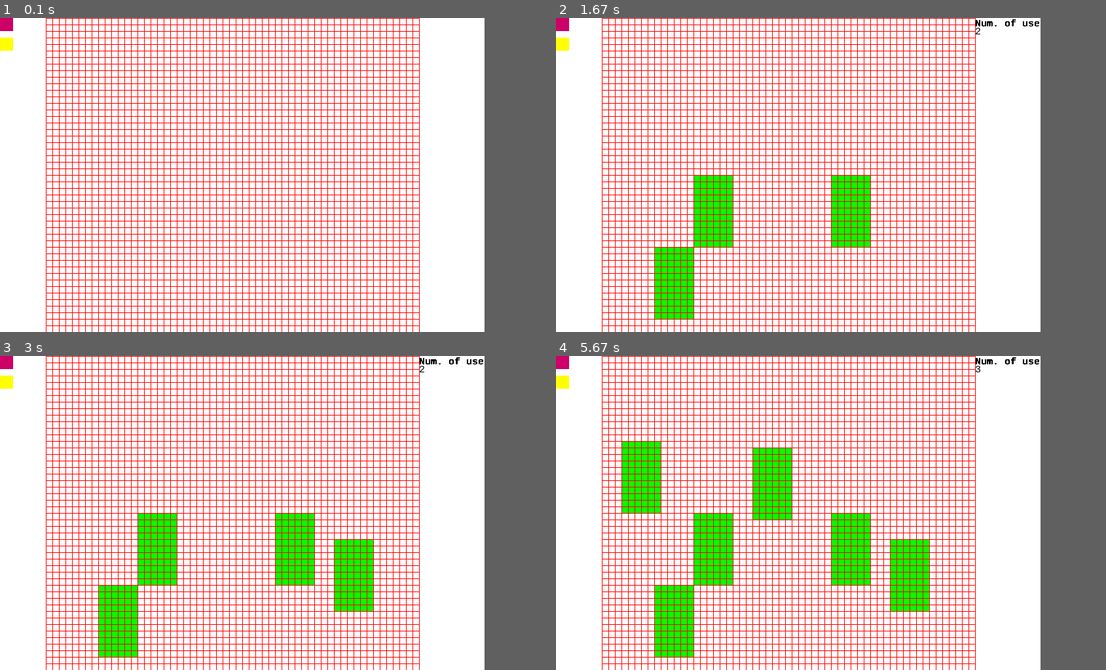
Above: before the commit, frames 1-4 (two rows, left to right).
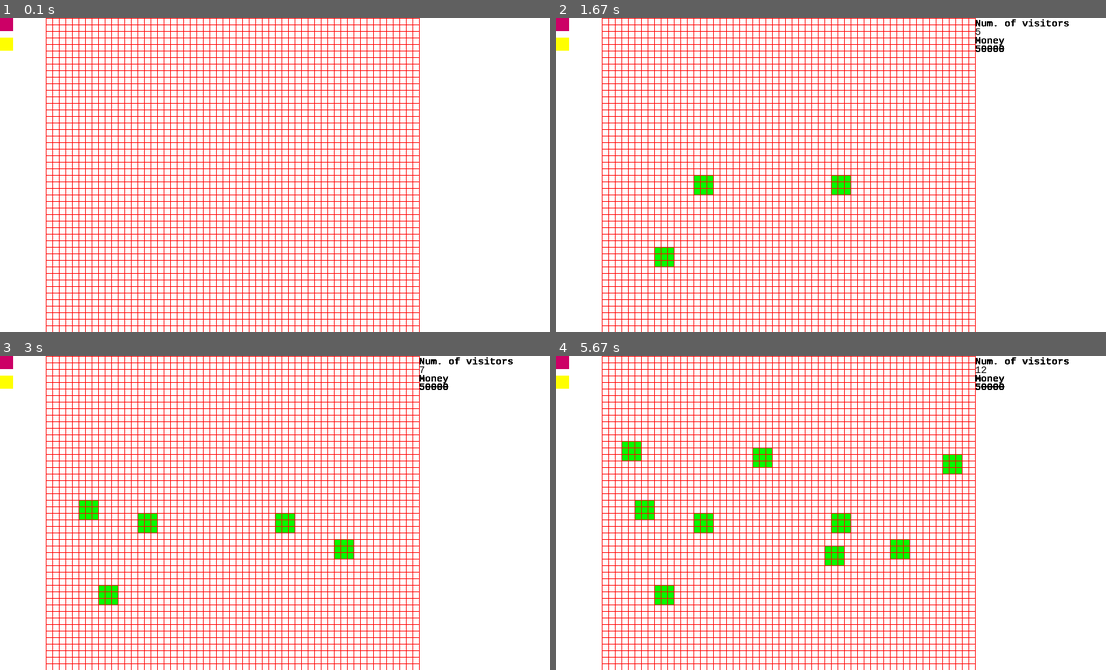
Above: after the commit, the same moments.

Repository: The-XSS-Rat/rctPySim
Game: pygame game, started from pyGame-1.py
Two runs of this game, one before a commit and one after it. Both use one fixed random seed, a clock stepped at 60 frames per second and the inputs below.
Inputs (mouse positions are in pixels of both pictures, inside the frame that each line leads up to):
- Up to frame 1 (0.1 s): no input
- Up to frame 2 (1.67 s): click (831, 175) at 0.47 s; click (699, 178) at 0.9 s; move the mouse to (660, 247) at 1.2 s; click (660, 247) at 1.4 s
- Up to frame 3 (3 s): click (341, 541) at 1.95 s; move the mouse to (77, 503) at 2.3 s; click (77, 503) at 2.52 s; move the mouse to (275, 550) at 2.87 s
- Up to frame 4 (5.67 s): click (831, 550) at 3.08 s; click (754, 447) at 3.65 s; click (622, 443) at 4.22 s; click (946, 456) at 5.28 s; move the mouse to (666, 406) at 5.63 s
In our replay, the window is 740x480 before the commit and 840x480 after it. These sizes can differ from the game's own. Grey fills any space a smaller window leaves; there, only what the larger window draws over its background counts as a difference.

The runs differ from the first frame. In frame 1, only the window size differs. In frame 2, 3.6% of the frame differs, in the area x 17-94%, y 0-96%; in frame 3, 5.0%; in frame 4, 7.2%, in the area x 12-94%, y 0-96%.

Commit message:
Introducing player and optimizing people
- Player class has been added
- People class has been optimized
- Introduction of the money concept
- Attractions now add people and raise the limit of people in the park
- Expanded game screen to 740 x 480 to 840 x 480

Diff:
--- a/clPeople.py
+++ b/clPeople.py
@@ -2,8 +2,7 @@
 from random import randint
 
 visitorAmount = 0
-minAmount = 500
-maxAmount = 80
+maxAmount = 45
 
 chanceOfPlus = 55
 
@@ -28,5 +27,10 @@
 def getPeopleInt():
     return int(generatePeople())
 
-def setMax(Amount):
-    maxAmount = Amount
+def setMaxVisitors(Amount):
+    global maxAmount
+    maxAmount += Amount
+
+def AddToVisitors(Amount):
+    global visitorAmount
+    visitorAmount += Amount
--- /dev/null
+++ b/clPlayer.py
@@ -0,0 +1,20 @@
+#!/usr/bin/python
+from random import randint
+
+playerCash = 50000
+
+def getCashStr():
+    return str(playerCash)
+
+def getCashInt():
+    return int(playerCash)
+
+def addCash(Amount):
+    global playerCash
+    playerCash += Amount
+    print(playerCash)
+
+def lowerCash(Amount):
+    global playerCash
+    playerCash -= Amount
+    print(visitorAmount)
--- a/pyGame-1.py
+++ b/pyGame-1.py
@@ -3,9 +3,10 @@
 from pygame import *
 from clAttraction import Attraction
 from clPeople import *
+from clPlayer import *
 import time
 
-xres = 740
+xres = 840
 gameXRes = 640
 yres = 480
 
@@ -13,9 +14,11 @@
 Grid = []
 
 currAttr = "Marry-go-round"
-currAttrWidth = 5
-currAttrHeight = 10
+currAttrWidth = 2
+currAttrHeight = 2
 currAttrColor = (0, 255, 0)
+addedPeople = 1
+maxPeopleAdded = 3
 
 
 screen = pygame.display.set_mode((xres, yres))
@@ -34,7 +37,6 @@
         done = 0
     Grid = [[0 for x in range(int(gameXRes/10))] for y in range(int(yres/10))]
     Grid[30][15] = 1
-    print(Grid)
     fillMenu()
     pygame.display.flip()
 
@@ -49,6 +51,9 @@
     global currAttrHeight
     global currAttrColor
     global Grid
+    global addedPeople
+    global maxPeopleAdded
+
 
     Attractions.append(Attraction(currAttrWidth,currAttrHeight,currAttrColor))
     attr1 = Attractions[len(Attractions)-1]
@@ -93,6 +98,8 @@
                     break
             yp+=10
             h+=1
+        setMaxVisitors(maxPeopleAdded)
+        AddToVisitors(addedPeople)
     else:
         print("menu tapped")
         if orgXP>=0 and orgXP<=20 and yp>=0 and yp<=20:
@@ -100,12 +107,16 @@
             currAttrWidth = 2
             currAttrHeight = 4
             currAttrColor = (204,0,102)
+            addedPeople = 5
+            maxPeopleAdded = 10
 
         if orgXP>=0 and orgXP<=20 and yp>=30 and yp<=50:
             currAttr = "Haunted house"
-            currAttrWidth = 1
-            currAttrHeight = 8
+            currAttrWidth = 3
+            currAttrHeight = 4
             currAttrColor = (255,255,0)
+            addedPeople = 20
+            maxPeopleAdded = 20
 
     pygame.display.flip()
 
@@ -134,17 +145,21 @@
         pygame.draw.rect(screen,(255,255,255),(641,12,660,20))
 
         # render text
-        labelTextVisitors = myfont.render("Num. of users", 1, (0,0,0))
+        labelTextVisitors = myfont.render("Num. of visitors", 1, (0,0,0))
         labelCounterVisitors = myfont.render(getPeopleStr(), 1, (0,0,0))
+        labelTextMoney= myfont.render("Money", 1, (0,0,0))
+        labelCounterMoney = myfont.render(getCashStr(), 1, (0,0,0))
         screen.blit(labelTextVisitors, (640, 0))
-        screen.blit(labelCounterVisitors, (640, 12))
+        screen.blit(labelCounterVisitors, (640, 13))
+        screen.blit(labelTextMoney, (640, 26))
+        screen.blit(labelCounterMoney, (640, 39))
 
         pygame.display.flip()
 
         for e in pygame.event.get():
             if e.type == QUIT or (e.type == KEYUP and e.key == K_ESCAPE):
-                done = 1
-                break
+                pygame.quit()
+                sys.exit()
             if e.type == MOUSEBUTTONDOWN:
 
                  if e.button == 1:
